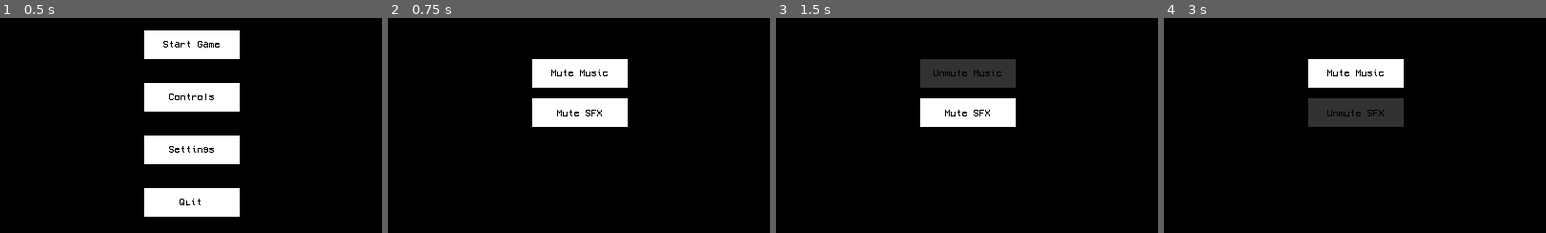
Above: before the commit, frames 1-4 (left to right).
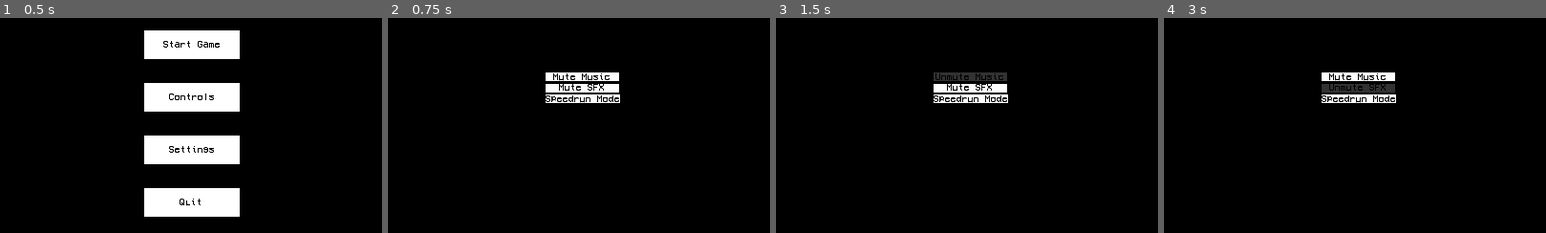
Above: after the commit, the same moments.

Repository: POtOSoftware/None-Left
Game: Godot game, scene res://Title Screen/Title Screen.tscn
Same seed, same stepped clock (60 frames per second), same inputs: the game is played once before the commit and once after it.
Inputs:
- Up to frame 1 (0.5 s): no input
- Up to frame 2 (0.75 s): click "Settings" at 0.5 s
- Up to frame 3 (1.5 s): click "Mute Music" at 1.25 s
- Up to frame 4 (3 s): click "Unmute Music" at 2 s; click "Mute SFX" at 2.75 s
The pictures show only the part of the screen within x 25-75%, y 34-84%; the shares and areas given below are measured in that part.

Frame 1 is identical in both runs. In frame 2, 6.1% of the frame differs, in the area x 37-63%, y 19-51%; in frame 3, 6.4%; in frame 4, 6.6%.

Commit message:
Speedrun Update

Diff:
--- a/DefaultTheme.tres
+++ b/DefaultTheme.tres
@@ -32,7 +32,6 @@
 Button/colors/font_color_disabled = Color( 0, 0, 0, 0.784314 )
 Button/colors/font_color_hover = Color( 0, 0, 0, 1 )
 Button/colors/font_color_pressed = Color( 0, 0, 0, 1 )
-Button/constants/hseparation = 2
 Button/fonts/font = SubResource( 1 )
 Button/styles/disabled = SubResource( 2 )
 Button/styles/focus = null
--- /dev/null
+++ b/Global/GlobalFlags.gd
@@ -0,0 +1,3 @@
+extends Node
+
+var speedrun_mode : bool = false
--- /dev/null
+++ b/Global/SpeedrunTimer.gd
@@ -0,0 +1,23 @@
+extends Node
+
+var time = 0
+var timer_on = false
+var time_passed
+
+func update_time(delta):
+	var mils
+	var secs
+	var mins
+	var hours
+
+	if timer_on:
+		time += delta
+
+		mils = fmod(time, 1)*1000
+		secs = fmod(time,60)
+		mins = fmod(time, 60*60) / 60
+		hours = fmod(fmod(time,3600 * 60) / 3600,24)
+
+		time_passed = "%02d: %02d : %02d : %03d" % [hours,mins,secs,mils]
+
+	return time_passed
--- a/Player/Player.gd
+++ b/Player/Player.gd
@@ -15,26 +15,37 @@
 var canrestart = false
 var candie = true
 
+var player_moved = false
 
-# WHAT THE FUCK DID I DO WHY DIDN'T I PUT ANY VARIABLES FOR THE NODES I HAD 10 DAYS LEFT I WASN'T IN A TIME CRUNCH WHY WHY WHY WHY WHY WHY WHY
+# WHAT THE freak DID I DO WHY DIDN'T I PUT ANY VARIABLES FOR THE NODES I HAD 10 DAYS LEFT I WASN'T IN A TIME CRUNCH WHY WHY WHY WHY WHY WHY WHY
 # I'm lucky I didn't do it too much so the game still runs fine. But still, Why?!
 func die():
 	if candie:
+		player_moved = false # Just some semi-jank workaround
+		SpeedrunTimer.timer_on = false
 		#$Explosion.set_emitting(true)
 		$AnimationPlayer.play("die")
 		canmove = false
 		canrestart = true
-		$Camera2D/died.set_visible_characters(-1)
-		$Camera2D/restart.set_visible_characters(-1)
+		$Camera2D/died.visible = true
+		$Camera2D/restart.visible = true
+		$Camera2D/time.visible = false
 		$Audio/HurtSFX.play() # I still don't know why I called it "HurtSFX", you didn't have more than 1 HP. I mean, I guess you get hurt so badly you die..?
 		candie = false
 
+# Was I not aware that the visible property is a thing?
 func _ready():
-	$Camera2D/died.set_visible_characters(0)
-	$Camera2D/restart.set_visible_characters(0)
+	if GlobalFlags.speedrun_mode:
+		$Camera2D/time.visible = true
+		SpeedrunTimer.timer_on = true
+	#$Camera2D/died.set_visible_characters(0)
+	#$Camera2D/restart.set_visible_characters(0)
 	#Hides the restart prompt when the level starts
 
 func _physics_process(delta):
+	if player_moved:
+		SpeedrunTimer.timer_on = true
+
 	vel.y += gravity
 
 	#Moving left and right
@@ -42,10 +53,12 @@
 		vel.x = speed
 		$Sprite.play("Walking")
 		$Sprite.set_flip_h(false)
+		player_moved = true
 	elif Input.is_action_pressed("left") and canmove == true:
 		vel.x = -speed
 		$Sprite.play("Walking")
 		$Sprite.set_flip_h(true)
+		player_moved = true
 	else:
 		vel.x = 0 #Prevents player from moving when nothing is pressed
 		$Sprite.play("Idle")
@@ -56,6 +69,7 @@
 			vel.y = -jumppower #Negative Y is up in Godot 2D
 			$Sprite.play("Idle")
 			$Audio/JumpSFX.play()
+
 
 	#Crouching (kinda useless but whatever it looks cool I guess)
 	if Input.is_action_pressed("down") and vel.x == 0: #Player will not crouch if moving in X-axis, can still crouch jump like it's CS:GO
--- a/Player/Player.tscn
+++ b/Player/Player.tscn
@@ -7,6 +7,7 @@
 [ext_resource path="res://Sounds/hurt.wav" type="AudioStream" id=5]
 [ext_resource path="res://Player/RobotMC_crouch.png" type="Texture" id=6]
 [ext_resource path="res://VCR_OSD_MONO.ttf" type="DynamicFontData" id=7]
+[ext_resource path="res://Player/time.gd" type="Script" id=8]
 
 [sub_resource type="AtlasTexture" id=1]
 atlas = ExtResource( 1 )
@@ -23,15 +24,15 @@
 "name": "Crouching",
 "speed": 5.0
 }, {
+"frames": [ ExtResource( 3 ) ],
+"loop": true,
+"name": "Idle",
+"speed": 0.0
+}, {
 "frames": [ SubResource( 1 ), SubResource( 2 ) ],
 "loop": true,
 "name": "Walking",
 "speed": 3.0
-}, {
-"frames": [ ExtResource( 3 ) ],
-"loop": true,
-"name": "Idle",
-"speed": 0.0
 } ]
 
 [sub_resource type="RectangleShape2D" id=4]
@@ -41,6 +42,9 @@
 font_data = ExtResource( 7 )
 
 [sub_resource type="DynamicFont" id=6]
+font_data = ExtResource( 7 )
+
+[sub_resource type="DynamicFont" id=10]
 font_data = ExtResource( 7 )
 
 [sub_resource type="Curve" id=7]
@@ -115,12 +119,13 @@
 smoothing_speed = 8.0
 
 [node name="died" type="Label" parent="Camera2D"]
+visible = false
 margin_left = -40.0
 margin_top = -80.0
 margin_right = 41.0
 margin_bottom = -64.0
+custom_colors/font_color = Color( 1, 0, 0, 1 )
 custom_fonts/font = SubResource( 5 )
-custom_colors/font_color = Color( 1, 0, 0, 1 )
 text = "You died!"
 align = 1
 valign = 1
@@ -129,18 +134,30 @@
 }
 
 [node name="restart" type="Label" parent="Camera2D"]
+visible = false
 margin_left = -96.0
 margin_top = 52.0
 margin_right = 96.0
 margin_bottom = 84.0
+custom_colors/font_color = Color( 1, 0, 0, 1 )
 custom_fonts/font = SubResource( 6 )
-custom_colors/font_color = Color( 1, 0, 0, 1 )
 text = "Press \"R\" to restart"
 align = 1
 valign = 1
 __meta__ = {
 "_edit_use_anchors_": false
 }
+
+[node name="time" type="Label" parent="Camera2D"]
+margin_left = -160.0
+margin_top = -80.0
+margin_right = 160.0
+margin_bottom = -65.0
+custom_fonts/font = SubResource( 10 )
+text = "00 : 00 : 00 : 000"
+align = 1
+valign = 1
+script = ExtResource( 8 )
 
 [node name="Audio" type="Node" parent="."]
 
--- /dev/null
+++ b/Player/time.gd
@@ -0,0 +1,8 @@
+extends Label
+
+func _ready():
+	visible = GlobalFlags.speedrun_mode
+
+func _physics_process(delta):
+	if GlobalFlags.speedrun_mode and SpeedrunTimer.timer_on:
+		text = SpeedrunTimer.update_time(delta)
--- a/Title Screen/Settings/Settings.gd
+++ b/Title Screen/Settings/Settings.gd
@@ -5,30 +5,34 @@
 func _input(event):
 	if Input.is_action_pressed("ui_cancel"):
 		get_tree().change_scene("res://Title Screen/Title Screen.tscn")
+	$VBoxContainer/SpeedrunMode.pressed = GlobalFlags.speedrun_mode
 
 func _ready():
 	if AudioServer.is_bus_mute(2):
-		$MuteMusic.text = "Unmute Music"
-		$MuteMusic.pressed = true
+		$VBoxContainer/MuteMusic.text = "Unmute Music"
+		$VBoxContainer/MuteMusic.pressed = true
 	if AudioServer.is_bus_mute(1):
-		$MuteSFX.text = "Unmute SFX"
-		$MuteSFX.pressed = true
+		$VBoxContainer/MuteSFX.text = "Unmute SFX"
+		$VBoxContainer/MuteSFX.pressed = true
 
 func _on_MuteMusic_toggled(button_pressed):
 	if button_pressed:
-		$MuteMusic.text = "Unmute Music"
+		$VBoxContainer/MuteMusic.text = "Unmute Music"
 		AudioServer.set_bus_mute(2, true)
 	else:
-		$MuteMusic.text = "Mute Music"
+		$VBoxContainer/MuteMusic.text = "Mute Music"
 		AudioServer.set_bus_mute(2, false)
 
 func _on_MuteSFX_toggled(button_pressed):
 	if button_pressed:
-		$MuteSFX.text = "Unmute SFX"
+		$VBoxContainer/MuteSFX.text = "Unmute SFX"
 		AudioServer.set_bus_mute(1, true)
 	else:
-		$MuteSFX.text = "Mute SFX"
+		$VBoxContainer/MuteSFX.text = "Mute SFX"
 		AudioServer.set_bus_mute(1, false)
 
 func _on_MainMenu_pressed():
 	get_tree().change_scene("res://Title Screen/Title Screen.tscn")
+
+func _on_SpeedrunMode_toggled(button_pressed):
+	GlobalFlags.speedrun_mode = button_pressed
--- a/Title Screen/Settings/Settings.tscn
+++ b/Title Screen/Settings/Settings.tscn
@@ -6,20 +6,21 @@
 [node name="Settings" type="Control"]
 anchor_right = 1.0
 anchor_bottom = 1.0
+theme = ExtResource( 1 )
 script = ExtResource( 2 )
-__meta__ = {
-"_edit_use_anchors_": false
-}
 
-[node name="MuteMusic" type="Button" parent="."]
+[node name="VBoxContainer" type="VBoxContainer" parent="."]
 anchor_left = 0.5
-anchor_top = 0.5
 anchor_right = 0.5
-anchor_bottom = 0.5
-margin_left = -80.0
-margin_top = -48.15
-margin_right = 80.0
-margin_bottom = -0.149994
+anchor_bottom = 1.0
+margin_left = -58.5
+margin_right = 58.5
+alignment = 1
+
+[node name="MuteMusic" type="Button" parent="VBoxContainer"]
+margin_top = 333.0
+margin_right = 117.0
+margin_bottom = 348.0
 focus_mode = 0
 theme = ExtResource( 1 )
 toggle_mode = true
@@ -29,23 +30,25 @@
 "_edit_use_anchors_": false
 }
 
-[node name="MuteSFX" type="Button" parent="."]
-anchor_left = 0.5
-anchor_top = 0.5
-anchor_right = 0.5
-anchor_bottom = 0.5
-margin_left = -80.0
-margin_top = 18.0
-margin_right = 80.0
-margin_bottom = 66.0
+[node name="MuteSFX" type="Button" parent="VBoxContainer"]
+margin_top = 352.0
+margin_right = 117.0
+margin_bottom = 367.0
 focus_mode = 0
 theme = ExtResource( 1 )
 toggle_mode = true
 enabled_focus_mode = 0
 text = "Mute SFX"
-__meta__ = {
-"_edit_use_anchors_": false
-}
+
+[node name="SpeedrunMode" type="Button" parent="VBoxContainer"]
+margin_top = 371.0
+margin_right = 117.0
+margin_bottom = 386.0
+focus_mode = 0
+theme = ExtResource( 1 )
+toggle_mode = true
+enabled_focus_mode = 0
+text = "Speedrun Mode"
 
 [node name="MainMenu" type="Button" parent="."]
 anchor_top = 1.0
@@ -58,6 +61,7 @@
 "_edit_use_anchors_": false
 }
 
-[connection signal="toggled" from="MuteMusic" to="." method="_on_MuteMusic_toggled"]
-[connection signal="toggled" from="MuteSFX" to="." method="_on_MuteSFX_toggled"]
+[connection signal="toggled" from="VBoxContainer/MuteMusic" to="." method="_on_MuteMusic_toggled"]
+[connection signal="toggled" from="VBoxContainer/MuteSFX" to="." method="_on_MuteSFX_toggled"]
+[connection signal="toggled" from="VBoxContainer/SpeedrunMode" to="." method="_on_SpeedrunMode_toggled"]
 [connection signal="pressed" from="MainMenu" to="." method="_on_MainMenu_pressed"]
--- a/Title Screen/Title Screen.gd
+++ b/Title Screen/Title Screen.gd
@@ -3,6 +3,9 @@
 onready var quitButton = $Quit
 
 func _ready():
+	SpeedrunTimer.timer_on = false
+	SpeedrunTimer.time = 0
+
 	if !MusicController.IsMusicPlaying():
 		MusicController.PlayMusic("res://Sounds/Music/Title Screen.ogg")
 
--- a/project.godot
+++ b/project.godot
@@ -27,6 +27,8 @@
 
 MusicController="*res://Autoloads/MusicController.tscn"
 ScreenController="*res://Autoloads/ScreenController.tscn"
+GlobalFlags="*res://Global/GlobalFlags.gd"
+SpeedrunTimer="*res://Global/SpeedrunTimer.gd"
 
 [display]
 
@@ -39,42 +41,42 @@
 
 up={
 "deadzone": 0.5,
-"events": [ Object(InputEventKey,"resource_local_to_scene":false,"resource_name":"","device":0,"alt":false,"shift":false,"control":false,"meta":false,"command":false,"pressed":false,"scancode":87,"unicode":0,"echo":false,"script":null)
-, Object(InputEventKey,"resource_local_to_scene":false,"resource_name":"","device":0,"alt":false,"shift":false,"control":false,"meta":false,"command":false,"pressed":false,"scancode":16777232,"unicode":0,"echo":false,"script":null)
-, Object(InputEventKey,"resource_local_to_scene":false,"resource_name":"","device":0,"alt":false,"shift":false,"control":false,"meta":false,"command":false,"pressed":false,"scancode":32,"unicode":0,"echo":false,"script":null)
+"events": [ Object(InputEventKey,"resource_local_to_scene":false,"resource_name":"","device":0,"alt":false,"shift":false,"control":false,"meta":false,"command":false,"pressed":false,"scancode":87,"physical_scancode":0,"unicode":0,"echo":false,"script":null)
+, Object(InputEventKey,"resource_local_to_scene":false,"resource_name":"","device":0,"alt":false,"shift":false,"control":false,"meta":false,"command":false,"pressed":false,"scancode":16777232,"physical_scancode":0,"unicode":0,"echo":false,"script":null)
+, Object(InputEventKey,"resource_local_to_scene":false,"resource_name":"","device":0,"alt":false,"shift":false,"control":false,"meta":false,"command":false,"pressed":false,"scancode":32,"physical_scancode":0,"unicode":0,"echo":false,"script":null)
  ]
 }
 down={
 "deadzone": 0.5,
-"events": [ Object(InputEventKey,"resource_local_to_scene":false,"resource_name":"","device":0,"alt":false,"shift":false,"control":false,"meta":false,"command":false,"pressed":false,"scancode":83,"unicode":0,"echo":false,"script":null)
-, Object(InputEventKey,"resource_local_to_scene":false,"resource_name":"","device":0,"alt":false,"shift":false,"control":false,"meta":false,"command":false,"pressed":false,"scancode":16777234,"unicode":0,"echo":false,"script":null)
+"events": [ Object(InputEventKey,"resource_local_to_scene":false,"resource_name":"","device":0,"alt":false,"shift":false,"control":false,"meta":false,"command":false,"pressed":false,"scancode":83,"physical_scancode":0,"unicode":0,"echo":false,"script":null)
+, Object(InputEventKey,"resource_local_to_scene":false,"resource_name":"","device":0,"alt":false,"shift":false,"control":false,"meta":false,"command":false,"pressed":false,"scancode":16777234,"physical_scancode":0,"unicode":0,"echo":false,"script":null)
  ]
 }
 left={
 "deadzone": 0.5,
-"events": [ Object(InputEventKey,"resource_local_to_scene":false,"resource_name":"","device":0,"alt":false,"shift":false,"control":false,"meta":false,"command":false,"pressed":false,"scancode":65,"unicode":0,"echo":false,"script":null)
-, Object(InputEventKey,"resource_local_to_scene":false,"resource_name":"","device":0,"alt":false,"shift":false,"control":false,"meta":false,"command":false,"pressed":false,"scancode":16777231,"unicode":0,"echo":false,"script":null)
+"events": [ Object(InputEventKey,"resource_local_to_scene":false,"resource_name":"","device":0,"alt":false,"shift":false,"control":false,"meta":false,"command":false,"pressed":false,"scancode":65,"physical_scancode":0,"unicode":0,"echo":false,"script":null)
+, Object(InputEventKey,"resource_local_to_scene":false,"resource_name":"","device":0,"alt":false,"shift":false,"control":false,"meta":false,"command":false,"pressed":false,"scancode":16777231,"physical_scancode":0,"unicode":0,"echo":false,"script":null)
  ]
 }
 right={
 "deadzone": 0.5,
-"events": [ Object(InputEventKey,"resource_local_to_scene":false,"resource_name":"","device":0,"alt":false,"shift":false,"control":false,"meta":false,"command":false,"pressed":false,"scancode":68,"unicode":0,"echo":false,"script":null)
-, Object(InputEventKey,"resource_local_to_scene":false,"resource_name":"","device":0,"alt":false,"shift":false,"control":false,"meta":false,"command":false,"pressed":false,"scancode":16777233,"unicode":0,"echo":false,"script":null)
+"events": [ Object(InputEventKey,"resource_local_to_scene":false,"resource_name":"","device":0,"alt":false,"shift":false,"control":false,"meta":false,"command":false,"pressed":false,"scancode":68,"physical_scancode":0,"unicode":0,"echo":false,"script":null)
+, Object(InputEventKey,"resource_local_to_scene":false,"resource_name":"","device":0,"alt":false,"shift":false,"control":false,"meta":false,"command":false,"pressed":false,"scancode":16777233,"physical_scancode":0,"unicode":0,"echo":false,"script":null)
  ]
 }
 toggle_fullscreen={
 "deadzone": 0.5,
-"events": [ Object(InputEventKey,"resource_local_to_scene":false,"resource_name":"","device":0,"alt":false,"shift":false,"control":false,"meta":false,"command":false,"pressed":false,"scancode":16777254,"unicode":0,"echo":false,"script":null)
+"events": [ Object(InputEventKey,"resource_local_to_scene":false,"resource_name":"","device":0,"alt":false,"shift":false,"control":false,"meta":false,"command":false,"pressed":false,"scancode":16777254,"physical_scancode":0,"unicode":0,"echo":false,"script":null)
  ]
 }
 reload={
 "deadzone": 0.5,
-"events": [ Object(InputEventKey,"resource_local_to_scene":false,"resource_name":"","device":0,"alt":false,"shift":true,"control":false,"meta":false,"command":false,"pressed":false,"scancode":82,"unicode":0,"echo":false,"script":null)
+"events": [ Object(InputEventKey,"resource_local_to_scene":false,"resource_name":"","device":0,"alt":false,"shift":true,"control":false,"meta":false,"command":false,"pressed":false,"scancode":82,"physical_scancode":0,"unicode":0,"echo":false,"script":null)
  ]
 }
 restart={
 "deadzone": 0.5,
-"events": [ Object(InputEventKey,"resource_local_to_scene":false,"resource_name":"","device":0,"alt":false,"shift":false,"control":false,"meta":false,"command":false,"pressed":false,"scancode":82,"unicode":0,"echo":false,"script":null)
+"events": [ Object(InputEventKey,"resource_local_to_scene":false,"resource_name":"","device":0,"alt":false,"shift":false,"control":false,"meta":false,"command":false,"pressed":false,"scancode":82,"physical_scancode":0,"unicode":0,"echo":false,"script":null)
  ]
 }
 
Not shown, changed: Obstacles/Spike.png.import
Not shown: 1 places in Player/Player.tscn that only renumber resources
Not shown, changed: Player/RobotMC.png.import
Not shown, changed: Player/RobotMC_crouch.png.import
Not shown, changed: Player/RobotMC_walking.png.import
Not shown, changed: Splashscreen.png.import
Not shown, changed: Tilemaps/Ground.png.import
Not shown, changed: checked.png.import
Not shown, changed: export_presets.cfg
Not shown, changed: icon.png.import
Not shown, changed: unchecked.png.import
Not shown, added: Builds/Rev1/HTML5/index.apple-touch-icon.png
(and 7 more such lines)
